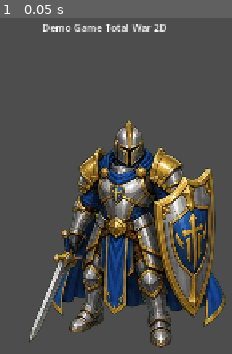
Above: before the commit, frame 1.
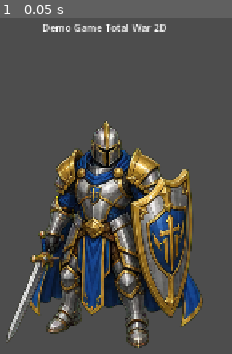
Above: after the commit, the same moment.

Repository: minh14122004/demoGameTotalWar2d
Game: Godot game, scene res://scenes/Main.tscn
Same seed, same stepped clock (60 frames per second), same inputs: the game is played once before the commit and once after it.
Inputs:
- Up to frame 1 (0.05 s): no input

The runs differ from the first frame. In frame 1, 36% of the frame differs, in the area x 2-98%, y 30-99%.

Commit message:
fix size

Diff:
--- a/scenes/Main.tscn
+++ b/scenes/Main.tscn
@@ -1,39 +1,39 @@
 [gd_scene format=3 uid="uid://bmavf0haq1w1p"]
 
 [ext_resource type="Script" uid="uid://7nc66rji8qjc" path="res://scripts/Main.gd" id="1_main"]
-[ext_resource type="Texture2D" uid="uid://dehygum6htolk" path="res://assets/art/textures/heroes/human/arthen/battle_idle_direction_sheet.png" id="2_rvslj"]
+[ext_resource type="Texture2D" uid="uid://b0y51613osln5" path="res://assets/art/textures/heroes/human/arthen/battle_idle_direction_sheet_godot_4x2.png" id="2_rvslj"]
 
 [sub_resource type="AtlasTexture" id="AtlasTexture_0bbpv"]
 atlas = ExtResource("2_rvslj")
-region = Rect2(0, 0, 429, 458)
+region = Rect2(0, 0, 512, 512)
 
 [sub_resource type="AtlasTexture" id="AtlasTexture_rarhs"]
 atlas = ExtResource("2_rvslj")
-region = Rect2(858, 0, 429, 458)
+region = Rect2(1536, 512, 512, 512)
 
 [sub_resource type="AtlasTexture" id="AtlasTexture_vcsgt"]
 atlas = ExtResource("2_rvslj")
-region = Rect2(1287, 458, 429, 458)
+region = Rect2(1024, 0, 512, 512)
 
 [sub_resource type="AtlasTexture" id="AtlasTexture_c01mt"]
 atlas = ExtResource("2_rvslj")
-region = Rect2(858, 458, 429, 458)
+region = Rect2(1024, 512, 512, 512)
 
 [sub_resource type="AtlasTexture" id="AtlasTexture_nxtc6"]
 atlas = ExtResource("2_rvslj")
-region = Rect2(0, 458, 429, 458)
+region = Rect2(0, 512, 512, 512)
 
 [sub_resource type="AtlasTexture" id="AtlasTexture_jlsqs"]
 atlas = ExtResource("2_rvslj")
-region = Rect2(429, 458, 429, 458)
+region = Rect2(512, 512, 512, 512)
 
 [sub_resource type="AtlasTexture" id="AtlasTexture_q8u5g"]
 atlas = ExtResource("2_rvslj")
-region = Rect2(1287, 0, 429, 458)
+region = Rect2(1536, 0, 512, 512)
 
 [sub_resource type="AtlasTexture" id="AtlasTexture_lhr70"]
 atlas = ExtResource("2_rvslj")
-region = Rect2(429, 0, 429, 458)
+region = Rect2(512, 0, 512, 512)
 
 [sub_resource type="SpriteFrames" id="SpriteFrames_wp0k4"]
 animations = [{
@@ -64,7 +64,7 @@
 }],
 "loop": true,
 "name": &"default",
-"speed": 5.0
+"speed": 2.0
 }]
 
 [node name="Main" type="Node2D" unique_id=755775943]
@@ -101,4 +101,3 @@
 [node name="AnimatedSprite2D" type="AnimatedSprite2D" parent="." unique_id=1351056341]
 position = Vector2(1, 2)
 sprite_frames = SubResource("SpriteFrames_wp0k4")
-frame_progress = 0.22513828
Binary file added: assets/art/textures/heroes/human/arthen/battle_attack_direction_sheet_godot_4x2.png
Not shown, added: assets/art/textures/heroes/human/arthen/battle_attack_direction_sheet_godot_4x2.png.import
Binary file added: assets/art/textures/heroes/human/arthen/battle_hit_direction_sheet_godot_4x2.png
Not shown, added: assets/art/textures/heroes/human/arthen/battle_hit_direction_sheet_godot_4x2.png.import
Binary file added: assets/art/textures/heroes/human/arthen/battle_idle_direction_sheet_godot_4x2.png
Not shown, added: assets/art/textures/heroes/human/arthen/battle_idle_direction_sheet_godot_4x2.png.import
Binary file added: assets/art/textures/heroes/human/arthen/battle_move_direction_sheet_godot_4x2.png
Not shown, added: assets/art/textures/heroes/human/arthen/battle_move_direction_sheet_godot_4x2.png.import
Binary file added: assets/art/textures/heroes/human/arthen/battle_skill_cast_direction_sheet_godot_4x2.png
Not shown, added: assets/art/textures/heroes/human/arthen/battle_skill_cast_direction_sheet_godot_4x2.png.import
